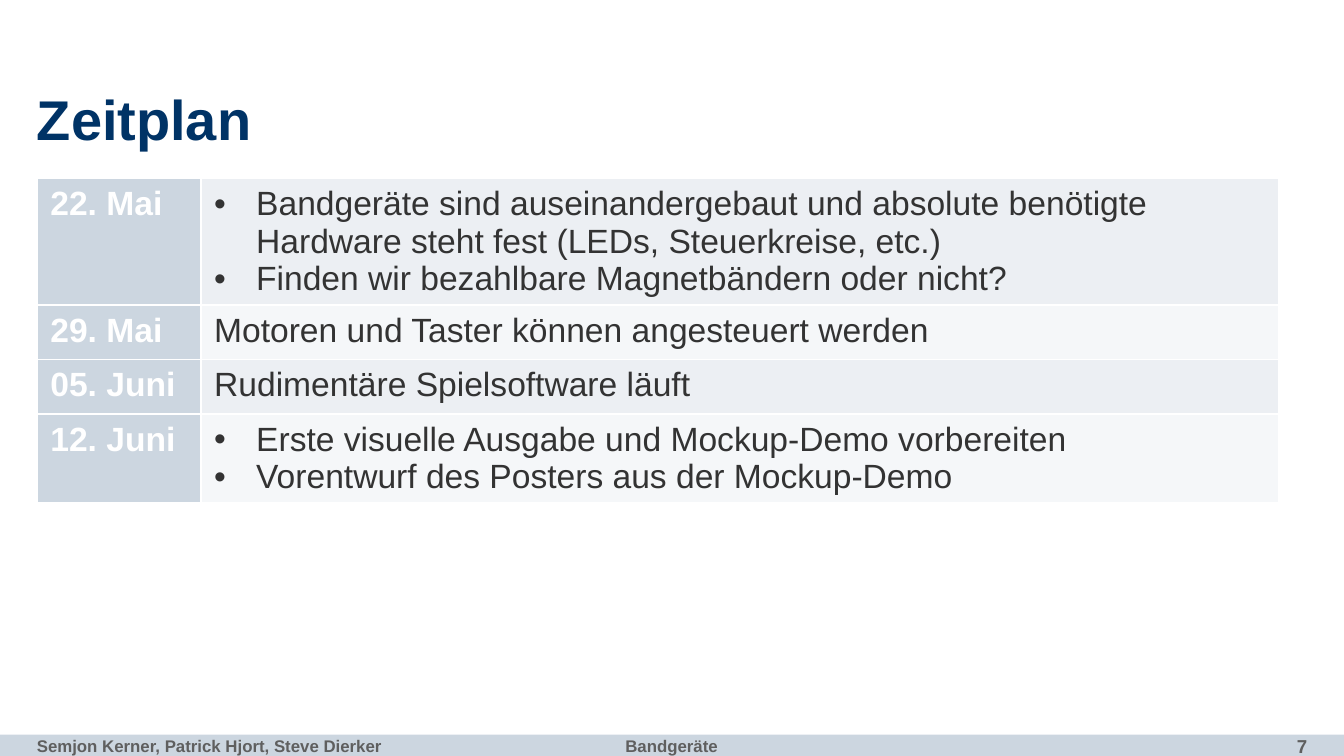
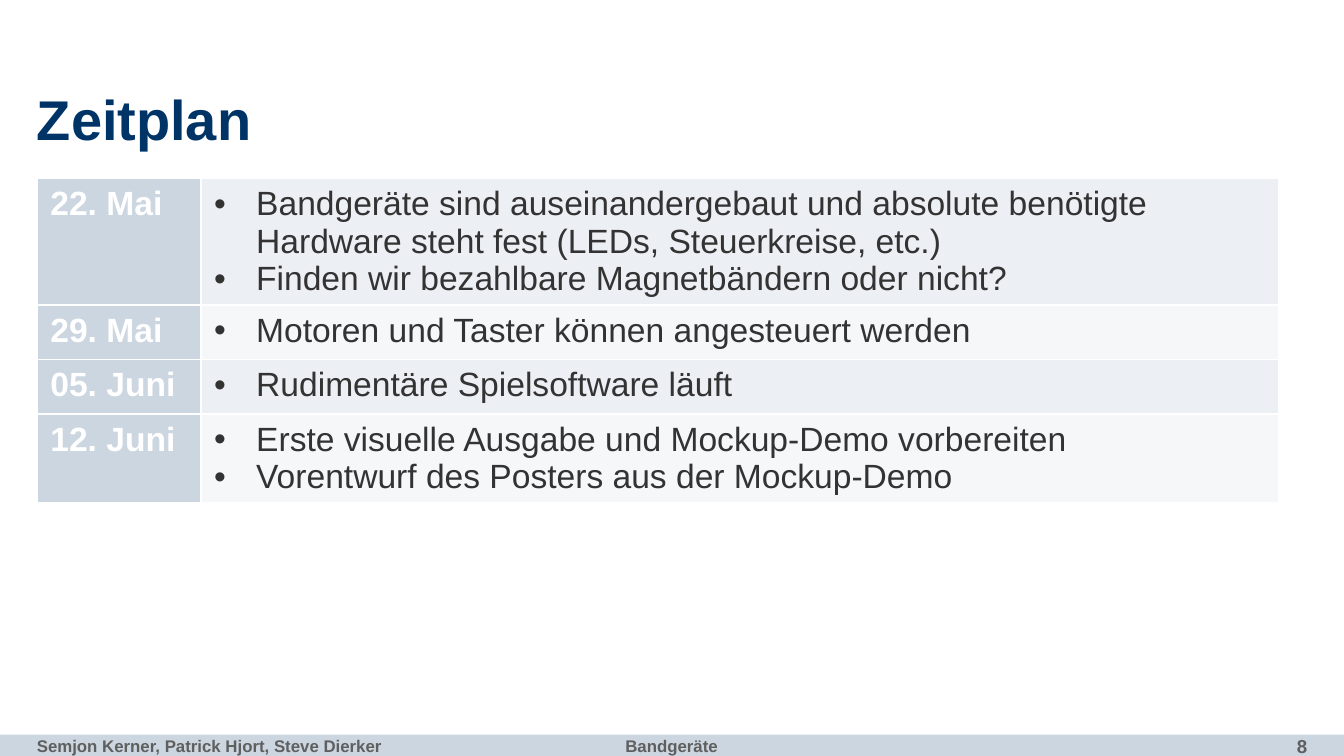
Before and after one commit to fu-inet-swp17/team1, a slide deck: slide 8 of slides/bandgeraete.pptx (slide 7 before the commit). Drawn at 1344x756 pixels with LibreOffice and Linux fonts; fonts in the diff are those of the drawing; background and template pictures are left out. Boxes give left, top, right and bottom in pixels: in the first picture for what was removed or moved away, otherwise in the second. Text is boxed around its words. In the diff, an @@ line names an element or a change of style, - is before the commit and + after.

```diff
--- a/slides/bandgeraete.pptx
+++ b/slides/bandgeraete.pptx
@@ table at (x1=36, y1=179, x2=1278, y2=516) @@
@@ bullet none to • @@
@@ page number at (x1=1297, y1=740, x2=1307, y2=753): text changed @@
-7
+8
```
Also in this commit, not shown: 3 other slides changed, 1 slide added, 1 other file.
